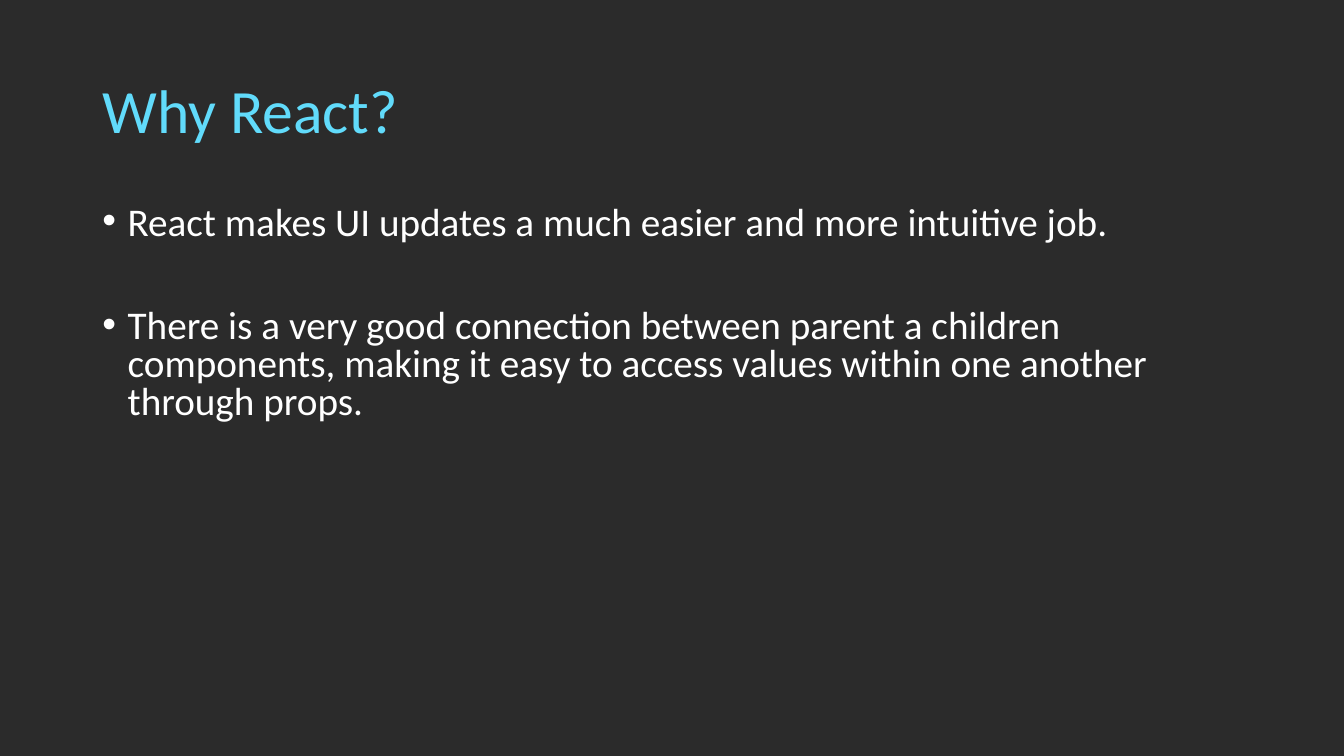
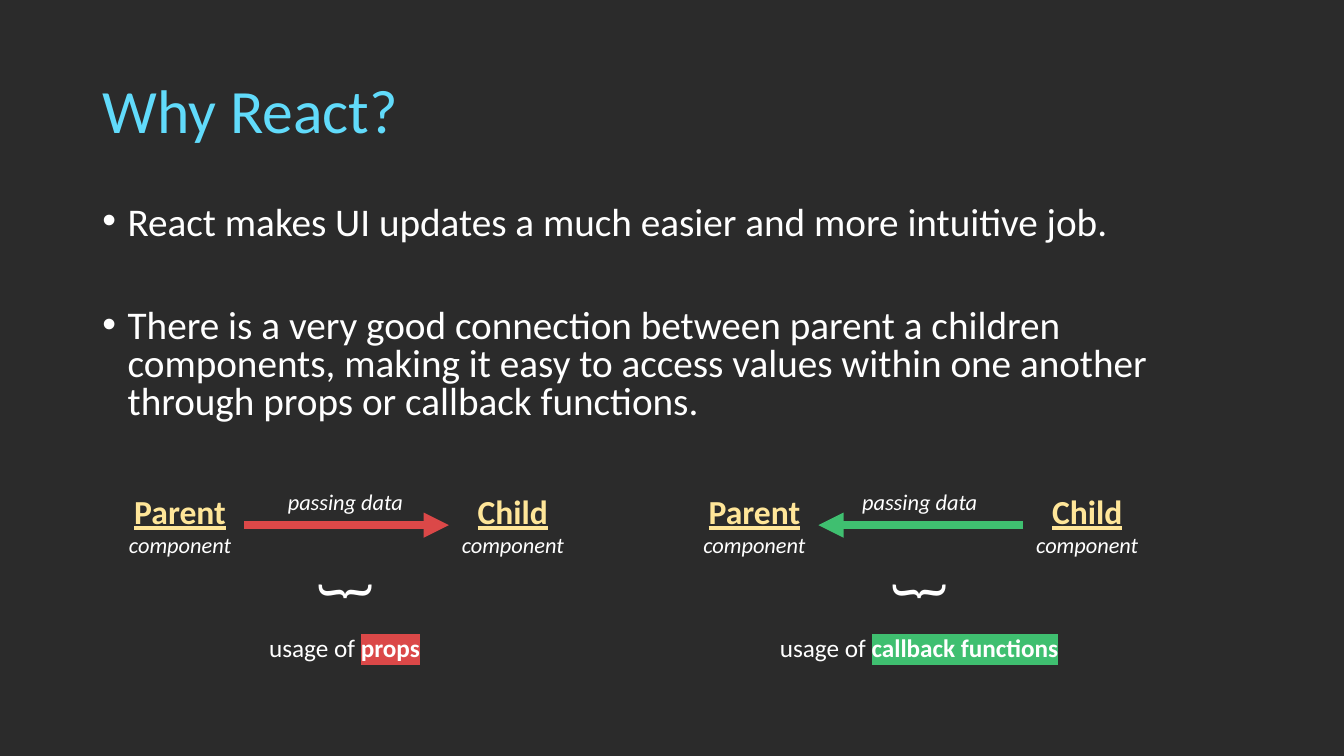
Before and after one commit to digas99/pirple-kuwtjs, a slide deck: slide 7 of project-2/Pirple - Project 2.pptx. Drawn at 1344x756 pixels with LibreOffice and Linux fonts; fonts in the diff are those of the drawing; background and template pictures are left out; a plain dark background stands for a picture behind light text. Boxes give left, top, right and bottom in pixels: in the first picture for what was removed or moved away, otherwise in the second. Text is boxed around its words. In the diff, an @@ line names an element or a change of style, - is before the commit and + after.

Commit message:
updated ppt presentation with code2

```diff
--- a/project-2/Pirple - Project 2.pptx
+++ b/project-2/Pirple - Project 2.pptx
@@ text at [128,311,1147,422]: text changed @@
-• There is a very good connection between parent a children components, making it easy to access values within one another through props.
+• There is a very good connection between parent a children components, making it easy to access values within one another through props or callback functions.
@@ text added at [129,502,231,557], 16 pt, text #FFFFFF, italic @@
+Parent
+component
@@ text added at [288,494,403,514], 16 pt, text #FFFFFF, italic @@
+passing data
@@ text added at [462,500,564,557], 16 pt, text #FFFFFF, italic @@
+Child
+component
@@ text added at [703,502,805,557], 16 pt, text #FFFFFF, italic @@
+Parent
+component
@@ text added at [862,494,978,514], 16 pt, text #FFFFFF, italic @@
+passing data
@@ text added at [1036,500,1138,557], 16 pt, text #FFFFFF, italic @@
+Child
+component
@@ arrow added from (244, 525) to (449, 525), #DB4848 6 pt @@
@@ arrow added from (1023, 525) to (819, 525), #3FBF70 6 pt @@
@@ text added at [299,572,394,602], 44 pt, text #FFFFFF @@
+}
@@ text added at [873,572,968,602], 44 pt, text #FFFFFF @@
+}
@@ text added at [269,639,420,662], 18 pt, text #FFFFFF @@
+usage of props
@@ text added at [780,639,1058,662], 18 pt, text #FFFFFF, bold @@
+usage of callback functions
```
Also in this commit, not shown: 4 other slides changed, 2 slides added, 1 slide removed.
